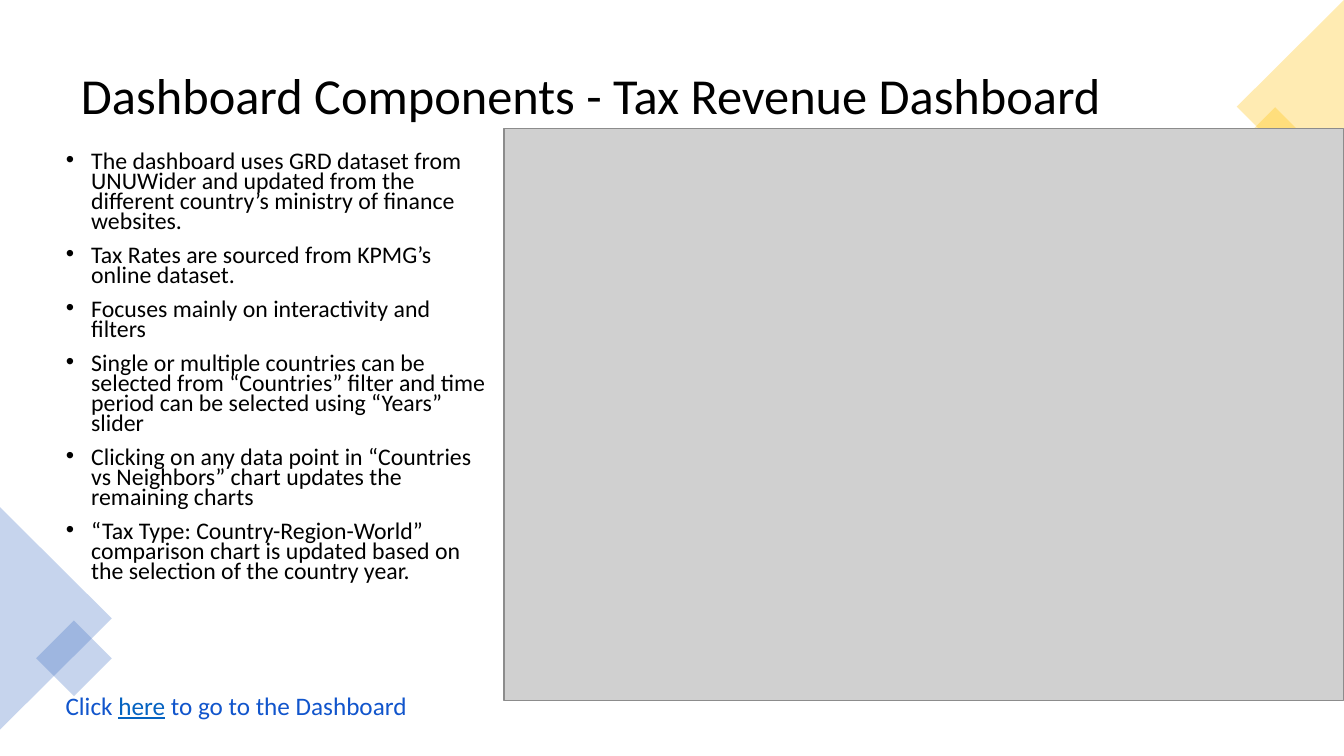
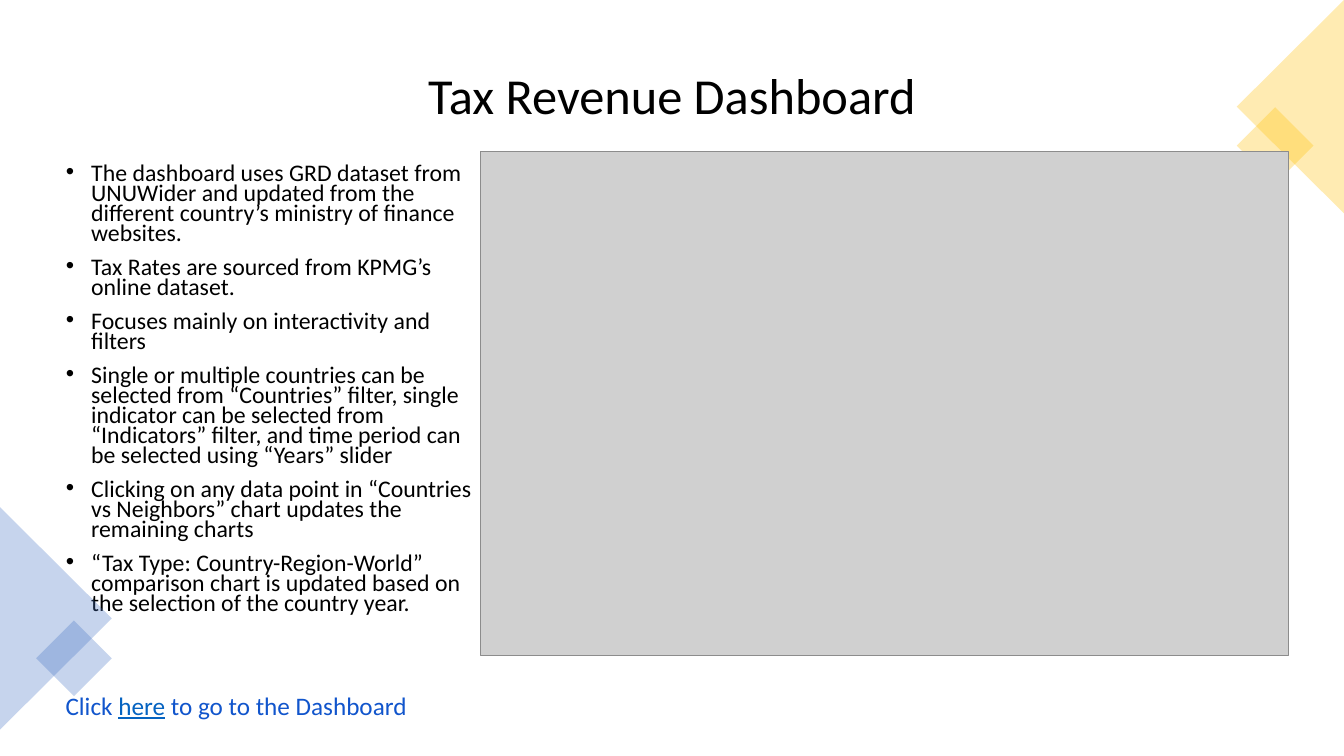
Before and after one commit to Revenue-Academy/Tax-Revenue-Dashboard, a slide deck: slide 3 of Tax Revenue Dashboard - Final.pptx. Drawn at 1344x756 pixels with LibreOffice and Linux fonts; fonts in the diff are those of the drawing; grey boxes stand for pictures. Boxes give left, top, right and bottom in pixels: in the first picture for what was removed or moved away, otherwise in the second. Text is boxed around its words. In the diff, an @@ line names an element or a change of style, - is before the commit and + after.

Commit message:
Latest source code and supporting files

```diff
--- a/Tax Revenue Dashboard - Final.pptx
+++ b/Tax Revenue Dashboard - Final.pptx
@@ title at <box>428,79,916,115</box>: text changed @@
-Dashboard Components - Tax Revenue Dashboard
+Tax Revenue Dashboard
@@ text "The dashboard uses GRD dataset ...": place and size @@
-text "The dashboard uses GRD dataset ..." at <box>91,152,485,583</box>
+text "The dashboard uses GRD dataset ..." at <box>91,164,471,618</box>
@@ picture: place and size @@
-picture at <box>504,129,1344,701</box>
+picture at <box>480,151,1289,655</box>
@@ text at <box>91,366,461,467</box>: text changed @@
-• Single or multiple countries can be selected from “Countries” filter and time period can be selected using “Years” slider
+• Single or multiple countries can be selected from “Countries” filter, single indicator can be selected from “Indicators” filter, and time period can be selected using “Years” slider
```
Also in this commit, not shown: 9 other slides changed, 3 slides added, 2 slides removed, 5 other files.
